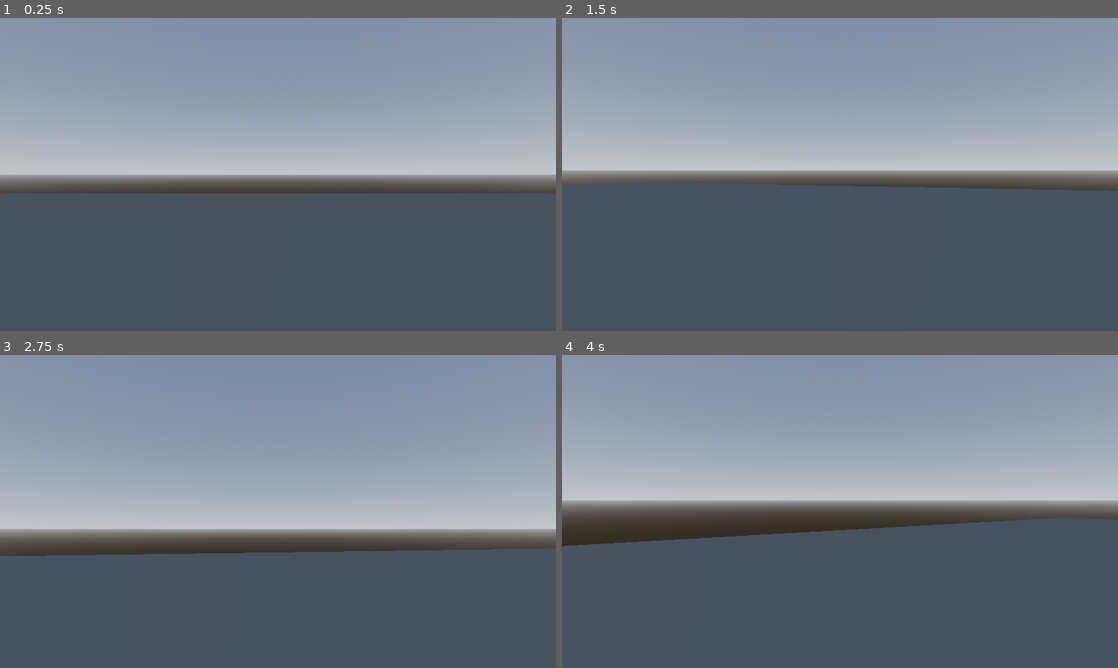
Above: before the commit, frames 1-4 (two rows, left to right).
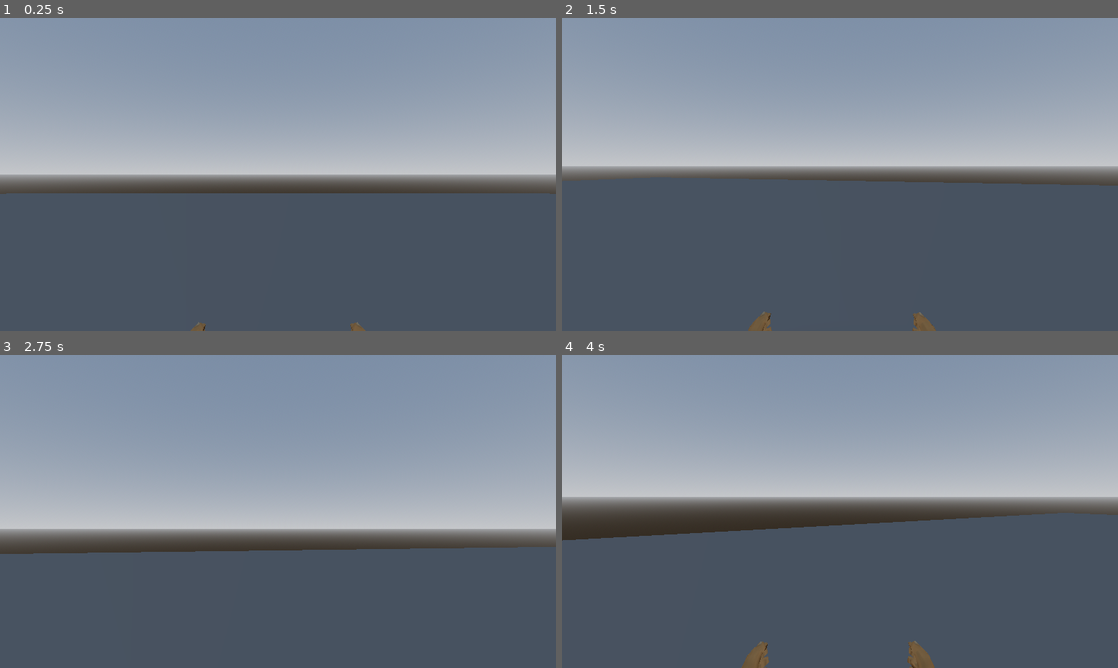
Above: after the commit, the same moments.

Repository: DPM2/GWJ62
Game: Godot game, scene res://main.tscn
Same seed, same stepped clock (60 frames per second), same inputs: the game is played once before the commit and once after it.
Inputs (mouse positions are in pixels of both pictures, inside the frame that each line leads up to):
- Up to frame 1 (0.25 s): no input
- Up to frame 2 (1.5 s): tap Enter at 0.5 s; move the mouse to (867, 174) at 0.52 s; hold Shift (run) 0.53-1.28 s; hold W (up) from 0.53 s (still down); tap Space (jump) at 0.77 s; move the mouse to (812, 174) at 1.27 s; tap E (interact) at 1.35 s
- Up to frame 3 (2.75 s): keep holding W (up); tap Space (jump) at 1.52 s; tap Shift (run) at 1.55 s; move the mouse to (289, 505) at 2.02 s; hold Shift (run) from 2.03 s (still down)
- Up to frame 4 (4 s): keep holding W (up); move the mouse to (834, 517) at 2.77 s; release Shift (run) at 2.78 s; tap Shift (run) at 2.85, 3.8 s; tap Space (jump) at 3.02, 3.77 s; move the mouse to (878, 514) at 3.52 s; hold E (interact) from 3.53 s (still down)

The runs differ from the first frame. In frame 1, 0.1% of the frame differs, in the area x 34-66%, y 97-100%; in frame 2, 4.6%; in frame 3, 0.6%; in frame 4, 5.0%, in the area x 0-100%, y 45-100%.

Commit message:
viewmodel arms & procedural headbob

Diff:
--- a/gd/player.gd
+++ b/gd/player.gd
@@ -11,6 +11,8 @@
 var gravity = ProjectSettings.get_setting("physics/3d/default_gravity")
 
 @onready var hand_pumpkin = $ItemHolder/Pumpkin
+@onready var Camera = $Camera3D
+@onready var cameraTarget = $Camera_Target
 var holding_item = false
 
 var walking = false
@@ -18,7 +20,20 @@
 var running = false
 var just_running = false
 
+# procedural headbob junk
+var init = 0
+var timeOffset = 0
+var bob = 0
+var tilt = 0
+
+func interpolate(from, to, by):
+	return from + (to - from) * by
+
+func runtime():
+	return Time.get_unix_time_from_system() - init
+
 func _ready():
+	init = Time.get_unix_time_from_system()
 	Input.mouse_mode = Input.MOUSE_MODE_CAPTURED
 	$AnimationPlayer.play("walk")
 
@@ -26,6 +41,7 @@
 	if walking:
 		if just_walking:
 			just_walking = false
+			timeOffset = runtime()
 			$AnimationPlayer.play("walk", .5)
 	elif running:
 		if just_running:
@@ -75,10 +91,19 @@
 		velocity.x = move_toward(velocity.x, 0, SPEED)
 		velocity.z = move_toward(velocity.z, 0, SPEED)
 
+	var move = 0
+	if (running or walking):
+		move = 1
+
+	# procedural headbob junk
+	bob = interpolate(bob, cos((runtime() - timeOffset) * SPEED * RUN_MULT) * move * 0.05, 0.1)
+	tilt = interpolate(tilt, -input_dir.x / 15, 0.1)
+	Camera.rotation = cameraTarget.rotation + Vector3(-abs(bob) / 2.5, (bob / 5), tilt)
+
 	move_and_slide()
 
 func _input(event):
 	if event is InputEventMouseMotion and Input.mouse_mode == Input.MOUSE_MODE_CAPTURED:
 		rotate_y(-event.relative.x * mouse_sensitivity)
-		$Camera3D.rotate_x(-event.relative.y * mouse_sensitivity)
-		$Camera3D.rotation.x = clampf($Camera3D.rotation.x, -deg_to_rad(70), deg_to_rad(70))
+		cameraTarget.rotate_x(-event.relative.y * mouse_sensitivity)
+		cameraTarget.rotation.x = clampf(cameraTarget.rotation.x, -deg_to_rad(70), deg_to_rad(70))
--- a/objects/player.tscn
+++ b/objects/player.tscn
@@ -39,6 +39,7 @@
 [ext_resource type="AudioStream" uid="uid://bs1x2guj1va6d" path="res://audio/sfx/footsteps/footstep_stone5.wav" id="36_b7ekv"]
 [ext_resource type="AudioStream" uid="uid://osd2v68g1v6x" path="res://audio/sfx/footsteps/footstep_stone6.wav" id="37_njnjg"]
 [ext_resource type="AudioStream" uid="uid://cotbexju707pr" path="res://audio/sfx/footsteps/footstep_stone7.wav" id="38_n40lf"]
+[ext_resource type="PackedScene" uid="uid://dqc6upiafgrtf" path="res://Art/3D Assets/Viewmodel_Arms.tscn" id="40_wnamt"]
 
 [sub_resource type="CapsuleShape3D" id="CapsuleShape3D_ex6vp"]
 
@@ -182,6 +183,42 @@
 blend_shape_mode = 0
 shadow_mesh = SubResource("ArrayMesh_pckx7")
 
+[sub_resource type="Animation" id="Animation_7f5vp"]
+length = 0.001
+tracks/0/type = "bezier"
+tracks/0/imported = false
+tracks/0/enabled = true
+tracks/0/path = NodePath("Camera3D:position:x")
+tracks/0/interp = 1
+tracks/0/loop_wrap = true
+tracks/0/keys = {
+"handle_modes": PackedInt32Array(0),
+"points": PackedFloat32Array(0, -0.25, 0, 0.25, 0),
+"times": PackedFloat32Array(0)
+}
+tracks/1/type = "bezier"
+tracks/1/imported = false
+tracks/1/enabled = true
+tracks/1/path = NodePath("Camera3D:position:y")
+tracks/1/interp = 1
+tracks/1/loop_wrap = true
+tracks/1/keys = {
+"handle_modes": PackedInt32Array(0),
+"points": PackedFloat32Array(0, -0.25, 0, 0.25, 0),
+"times": PackedFloat32Array(0)
+}
+tracks/2/type = "bezier"
+tracks/2/imported = false
+tracks/2/enabled = true
+tracks/2/path = NodePath("Camera3D:position:z")
+tracks/2/interp = 1
+tracks/2/loop_wrap = true
+tracks/2/keys = {
+"handle_modes": PackedInt32Array(0),
+"points": PackedFloat32Array(0, -0.25, 0, 0.25, 0),
+"times": PackedFloat32Array(0)
+}
+
 [sub_resource type="Animation" id="Animation_mru3d"]
 resource_name = "walk"
 length = 2.0
@@ -220,42 +257,6 @@
 "times": PackedFloat32Array(0)
 }
 
-[sub_resource type="Animation" id="Animation_7f5vp"]
-length = 0.001
-tracks/0/type = "bezier"
-tracks/0/imported = false
-tracks/0/enabled = true
-tracks/0/path = NodePath("Camera3D:position:x")
-tracks/0/interp = 1
-tracks/0/loop_wrap = true
-tracks/0/keys = {
-"handle_modes": PackedInt32Array(0),
-"points": PackedFloat32Array(0, -0.25, 0, 0.25, 0),
-"times": PackedFloat32Array(0)
-}
-tracks/1/type = "bezier"
-tracks/1/imported = false
-tracks/1/enabled = true
-tracks/1/path = NodePath("Camera3D:position:y")
-tracks/1/interp = 1
-tracks/1/loop_wrap = true
-tracks/1/keys = {
-"handle_modes": PackedInt32Array(0),
-"points": PackedFloat32Array(0, -0.25, 0, 0.25, 0),
-"times": PackedFloat32Array(0)
-}
-tracks/2/type = "bezier"
-tracks/2/imported = false
-tracks/2/enabled = true
-tracks/2/path = NodePath("Camera3D:position:z")
-tracks/2/interp = 1
-tracks/2/loop_wrap = true
-tracks/2/keys = {
-"handle_modes": PackedInt32Array(0),
-"points": PackedFloat32Array(0, -0.25, 0, 0.25, 0),
-"times": PackedFloat32Array(0)
-}
-
 [sub_resource type="Animation" id="Animation_h24lo"]
 resource_name = "run"
 length = 1.2
@@ -294,11 +295,19 @@
 "times": PackedFloat32Array(0)
 }
 
+[sub_resource type="Animation" id="Animation_q71gm"]
+resource_name = "run"
+
+[sub_resource type="Animation" id="Animation_r1bt4"]
+resource_name = "walk"
+
 [sub_resource type="AnimationLibrary" id="AnimationLibrary_gdwwb"]
 _data = {
 "RESET": SubResource("Animation_7f5vp"),
-"run": SubResource("Animation_h24lo"),
-"walk": SubResource("Animation_mru3d")
+"run": SubResource("Animation_q71gm"),
+"run_og": SubResource("Animation_h24lo"),
+"walk": SubResource("Animation_r1bt4"),
+"walk_og": SubResource("Animation_mru3d")
 }
 
 [node name="player" type="CharacterBody3D"]
@@ -354,3 +363,8 @@
 libraries = {
 "": SubResource("AnimationLibrary_gdwwb")
 }
+
+[node name="ArmRig" parent="." instance=ExtResource("40_wnamt")]
+transform = Transform3D(2.30524e-16, 5.27378e-09, -0.12065, 0.12065, -5.27378e-09, 0, -5.27378e-09, -0.12065, -5.27378e-09, 3.31231e-08, -0.511654, -0.757768)
+
+[node name="Camera_Target" type="Node3D" parent="."]
Not shown: 1 places in objects/player.tscn that only renumber resources
